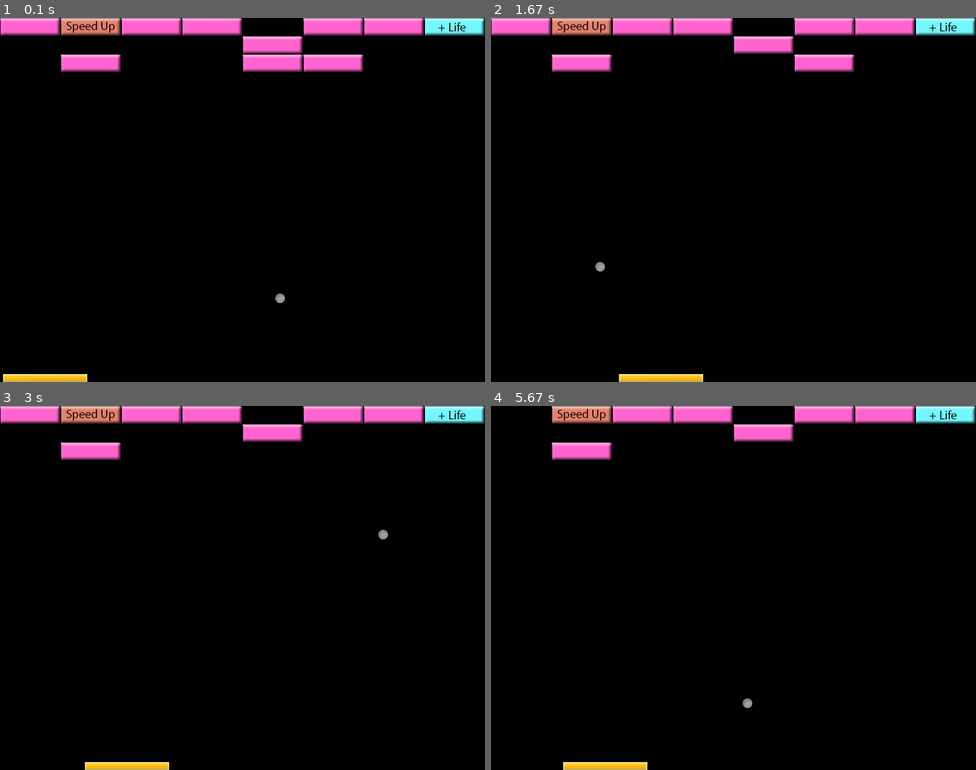
Above: before the commit, frames 1-4 (two rows, left to right).
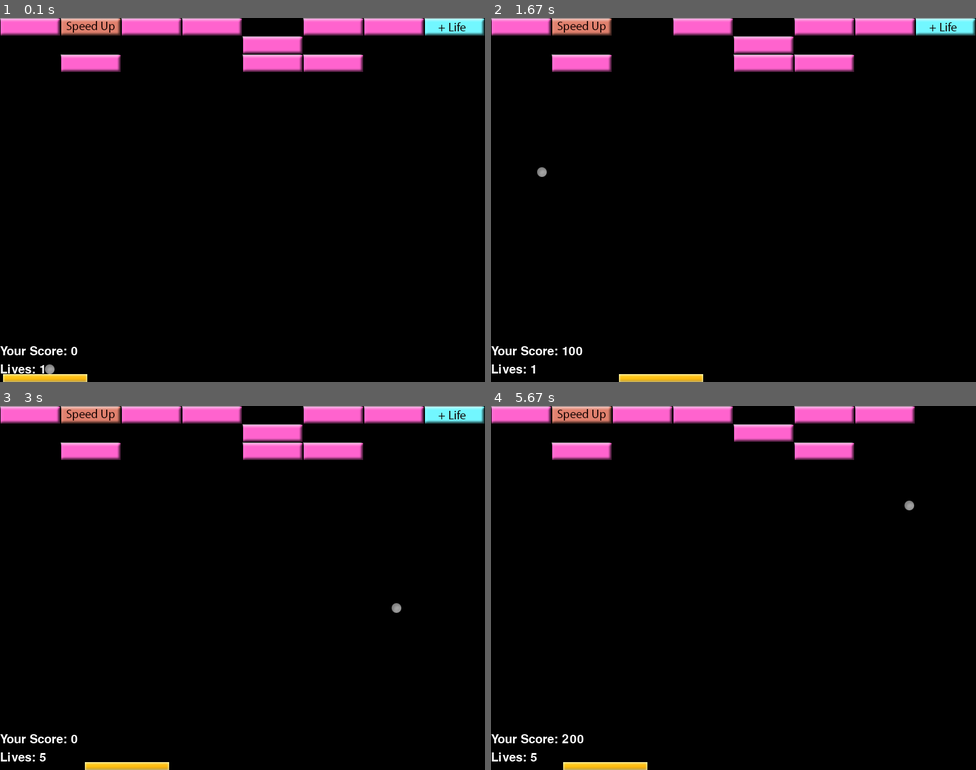
Above: after the commit, the same moments.

Repository: blueboss500/PygameModule5
Game: pygame game, started from PygameModule5/Game/Breakout.py
Two runs of this game, one before a commit and one after it. Both use one fixed random seed, a clock stepped at 60 frames per second and the inputs below.
Inputs (mouse positions are in pixels of both pictures, inside the frame that each line leads up to):
- Up to frame 1 (0.1 s): no input
- Up to frame 2 (1.67 s): click (888, 189) at 0.38 s; click (782, 280) at 0.72 s; click (912, 327) at 1.05 s; click (617, 127) at 1.38 s
- Up to frame 3 (3 s): click (242, 631) at 1.72 s; hold F1 2.5-2.8 s; click (368, 555) at 2.58 s; click (87, 624) at 2.88 s
- Up to frame 4 (5.67 s): click (592, 518) at 3.22 s; click (617, 653) at 3.55 s; click (908, 671) at 3.88 s; click (626, 522) at 4.22 s; click (583, 609) at 4.55 s; click (762, 689) at 4.88 s; click (820, 708) at 5.22 s; click (563, 715) at 5.55 s

The runs differ from the first frame. In frame 1, 0.4% of the frame differs, in the area x 0-59%, y 75-98%; in frame 2, 1.6%; in frame 3, 1.6%; in frame 4, 2.2%, in the area x 0-100%, y 0-98%.

Commit message:
Added launch and pad to the game.

Diff:
--- a/PygameModule5/Game/Ball.py
+++ b/PygameModule5/Game/Ball.py
@@ -65,14 +65,16 @@
             self.__direction[1] *= -1
 
     def updatePosition(self):
+        #set ball to start position if not in motion
+        if not self.isInMotion():
+            padPosition = self.__game.getPad().getPosition()
+            self.setPosition((
+                padPosition[0] + (GameConstants.PAD_SIZE[0] / 2),
+                GameConstants.SCREEN_SIZE[1] - GameConstants.PAD_SIZE[1] - GameConstants.BALL_SIZE[1]
+            ))
+            return
 
-        #if not self.isInMotion():
-        #    padPosition = self.__game.getPad().getPosition()
-        #    self.setPosition((
-        #        padPosition[0] + (GameConstants.PAD_SIZE[0] / 2),
-        #        GameConstants.SCREEN_SIZE[1] - GameConstants.PAD_SIZE[1] - GameConstants.BALL_SIZE[1]
-        #    ))
-        #    return
+
 
         position = self.getPosition()
         size = self.getSize()
@@ -99,4 +101,10 @@
         self.setPosition(newPosition)
 
     def isBallDead(self):
-        pass
+        position = self.getPosition()
+        size = self.getSize()
+
+        if position[1] + size[1] >= GameConstants.SCREEN_SIZE[1]:
+            return 1
+
+        return 0
--- a/PygameModule5/Game/Breakout.py
+++ b/PygameModule5/Game/Breakout.py
@@ -7,7 +7,7 @@
 class Breakout:
 
     def __init__(self):
-        self.__lives = 5
+        self.__lives = 1
         self.__score = 0
 
         self.__level = Level(self)
@@ -91,6 +91,8 @@
         self.__lives += 1
 
     def reset(self):
-        pass
+        self.__lives = 5
+        self.__score = 0
+        self.__level.load(0)
 
 Breakout().start()
--- a/PygameModule5/Game/Bricks/LifeBrick.py
+++ b/PygameModule5/Game/Bricks/LifeBrick.py
@@ -4,3 +4,10 @@
 
     def __init__(self, position, sprite, game):
         super(LifeBrick, self).__init__(position, sprite, game)
+
+
+    def hit(self):
+        game = self.getGame()
+        game.increaseLives()
+
+        super(LifeBrick, self).hit()
--- a/PygameModule5/Game/Bricks/SpeedBrick.py
+++ b/PygameModule5/Game/Bricks/SpeedBrick.py
@@ -4,3 +4,12 @@
 
     def __init__(self, position, sprite, game):
         super(SpeedBrick, self).__init__(position, sprite, game)
+
+    def hit(self):
+        game = self.getGame()
+
+        for ball in game.getBalls():
+            ball.setSpeed(ball.getSpeed() + 1)
+
+
+        super(SpeedBrick, self).hit()
--- a/PygameModule5/Game/Pad.py
+++ b/PygameModule5/Game/Pad.py
@@ -4,3 +4,14 @@
 
     def __init__(self, position, sprite):
         super(Pad, self).__init__(position, GameConstants.PAD_SIZE, sprite)
+
+    def setPosition(self, position):
+        newPosition = [position[0], position[1]]
+        size = self.getSize()
+
+        #keep the pad inside the screen, only concerned with X position
+        if newPosition[0] + size[0] > GameConstants.SCREEN_SIZE[0]:
+            newPosition[0] = GameConstants.SCREEN_SIZE[0] - size[0]
+
+
+        super(Pad, self).setPosition(newPosition)
--- a/PygameModule5/Game/Scenes/GameOverScene.py
+++ b/PygameModule5/Game/Scenes/GameOverScene.py
@@ -1,6 +1,28 @@
+import pygame
 from Game.Scenes import Scene
+from Game.Shared import GameConstants
 
 class GameOverScene(Scene):
 
     def __init__(self, game):
         super(GameOverScene, self).__init__(game)
+
+    def render(self):
+        super(GameOverScene, self).render()
+
+        self.clearText()
+        self.addText("Press F1 to restart", 400, 400, size=30)
+
+    def handleEvents(self, events):
+        #pass event to base class
+        super(GameOverScene, self).handleEvents(events)
+
+        #specific scene event handling
+        for event in events:
+            if event.type == pygame.QUIT:
+                exit()
+
+            if event.type == pygame.KEYDOWN:
+                if event.key == pygame.K_F1:
+                    self.getGame().reset()
+                    self.getGame().changeScene(GameConstants.PLAYING_SCENE)
--- a/PygameModule5/Game/Scenes/PlayingGameScene.py
+++ b/PygameModule5/Game/Scenes/PlayingGameScene.py
@@ -1,10 +1,69 @@
 import pygame
 from Game.Scenes import Scene
+from Game.Shared import *
 
 class PlayingGameScene(Scene):
 
     def __init__(self, game):
         super(PlayingGameScene, self).__init__(game)
+
+    def render(self):
+        super(PlayingGameScene, self).render()
+
+        game = self.getGame()
+
+        if game.getLives() <= 0:
+            game.changeScene(GameConstants.GAMEOVER_SCENE)
+
+        balls = game.getBalls()
+        pad = game.getPad()
+
+        #render balls
+        for ball in balls:
+            #check if balls intersect each other
+            for ball2 in balls:
+                if ball != ball2 and ball.intersects(ball2):
+                    ball.changeDirection(ball2)
+
+            for brick in game.getLevel().getBricks():
+                if not brick.isDestroyed() and ball.intersects(brick):
+                    brick.hit()
+                    game.increaseScore(brick.getHitPoints())
+                    ball.changeDirection(brick)
+                    break
+
+            if ball.intersects(pad):
+                ball.changeDirection(pad)
+
+            ball.updatePosition()
+
+            if ball.isBallDead():
+                ball.setMotion(0)
+                game.reduceLives()
+
+            game.screen.blit(ball.getSprite(), ball.getPosition())
+
+        #render bricks
+        for brick in game.getLevel().getBricks():
+            if not brick.isDestroyed():
+                game.screen.blit(brick.getSprite(), brick.getPosition())
+
+        #render pad
+        pad.setPosition((pygame.mouse.get_pos()[0], pad.getPosition()[1]))
+        game.screen.blit(pad.getSprite(), pad.getPosition())
+
+
+        #render hi score
+        self.clearText()
+        self.addText("Your Score: " + str(game.getScore()),
+                     x = 0,
+                     y = GameConstants.SCREEN_SIZE[1] - 60,
+                     size = 30)
+
+        self.addText("Lives: " + str(game.getLives()),
+                      x = 0,
+                      y = GameConstants.SCREEN_SIZE[1] - 30,
+                      size = 30)
 
     def handleEvents(self, events):
         #pass event to base class
@@ -15,38 +74,6 @@
             if event.type == pygame.QUIT:
                 exit()
 
-    def render(self):
-        super(PlayingGameScene, self).render()
-
-        game = self.getGame()
-
-        balls = game.getBalls()
-        pad = game.getPad()
-
-        for ball in balls:
-
-            #check if balls intersect each other
-            for ball2 in balls:
-                if ball != ball2 and ball.intersects(ball2):
-                    ball.changeDirection(ball2)
-
-            for brick in game.getLevel().getBricks():
-                if not brick.isDestroyed() and ball.intersects(brick):
-                    brick.hit()
-                    ball.changeDirection(brick)
-                    break
-
-            if ball.intersects(pad):
-                ball.changeDirection(pad)
-
-            ball.updatePosition()
-
-            game.screen.blit(ball.getSprite(), ball.getPosition())
-
-        for brick in game.getLevel().getBricks():
-            if not brick.isDestroyed():
-                game.screen.blit(brick.getSprite(), brick.getPosition())
-
-
-        pad.setPosition((pygame.mouse.get_pos()[0], pad.getPosition()[1]))
-        game.screen.blit(pad.getSprite(), pad.getPosition())
+            if event.type == pygame.MOUSEBUTTONDOWN:
+                for ball in self.getGame().getBalls():
+                    ball.setMotion(1)
--- a/PygameModule5/Game/Scenes/Scene.py
+++ b/PygameModule5/Game/Scenes/Scene.py
@@ -1,3 +1,5 @@
+
+import pygame
 
 class Scene:
 
@@ -7,7 +9,8 @@
 
 
     def render(self):
-        pass
+        for text in self.__texts:
+            self.__game.screen.blit(text[0], text[1])
 
     def getGame(self):
         return self.__game
@@ -19,4 +22,5 @@
         self.__texts = []
 
     def addText(self, string, x = 0, y = 0, color = [255, 255, 255], background = [0, 0, 0], size = 17):
-        pass
+        font = pygame.font.Font(None, size)
+        self.__texts.append([font.render(string, True, color, background), (x, y)])
--- a/PygameModule5/Game/Shared/GameConstants.py
+++ b/PygameModule5/Game/Shared/GameConstants.py
@@ -11,3 +11,8 @@
     SPRITE_BRICK = os.path.join("Game", "Assets", "standard.png")
     SPRITE_SPEEDBRICK = os.path.join("Game", "Assets", "speed.png")
     SPRITE_LIFEBRICK = os.path.join("Game", "Assets", "life.png")
+
+    PLAYING_SCENE = 0
+    GAMEOVER_SCENE = 1
+    HIGHSCORE_SCENE = 2
+    MENU_SCENE = 3
Not shown, changed: PygameModule5/Game/Assets/Levels/level0.dat
